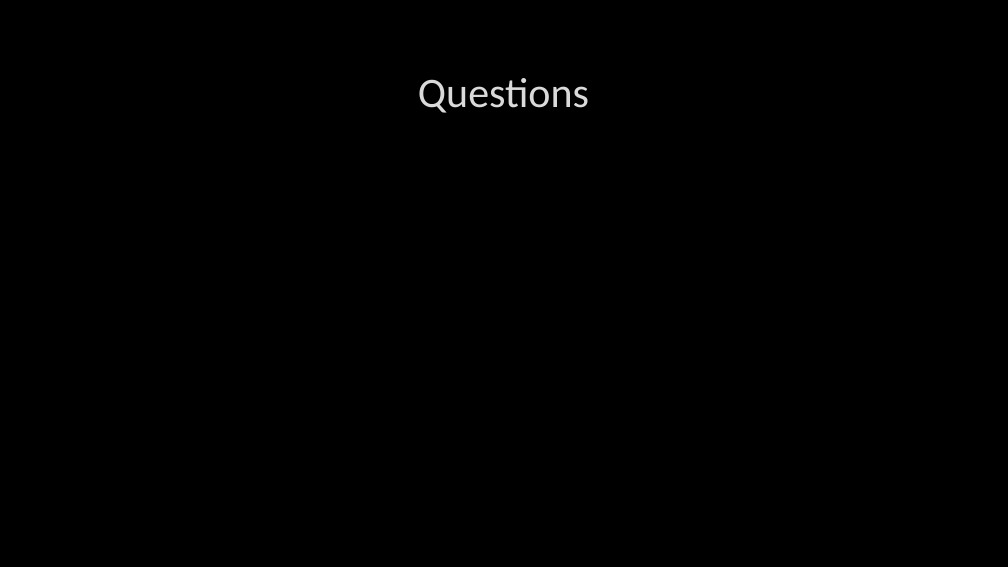
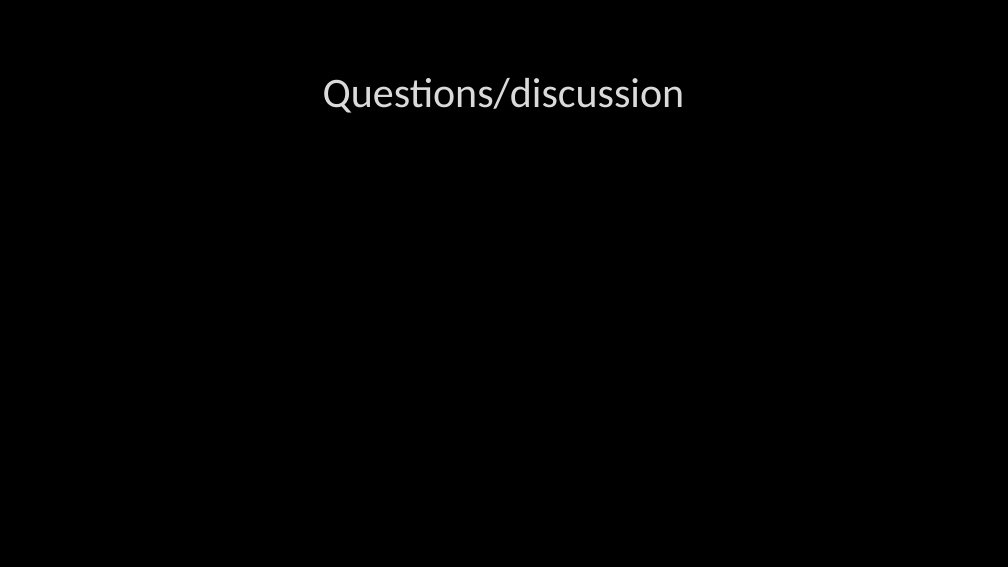
Before and after one commit to stryku/workshops, a slide deck: slide 14 of ctai-compile_time_assembly_interpreter.pptx (slide 13 before the commit). Drawn at 1008x567 pixels with LibreOffice and Linux fonts; fonts in the diff are those of the drawing; background and template pictures are left out. Boxes give left, top, right and bottom in pixels: in the first picture for what was removed or moved away, otherwise in the second. Text is boxed around its words. In the diff, an @@ line names an element or a change of style, - is before the commit and + after.

```diff
--- a/ctai-compile_time_assembly_interpreter.pptx
+++ b/ctai-compile_time_assembly_interpreter.pptx
@@ title at bbox=[323, 78, 685, 113]: text changed @@
-Questions
+Questions/discussion
```
Also in this commit, not shown: 2 slides added, 1 slide removed, 10 other files.
